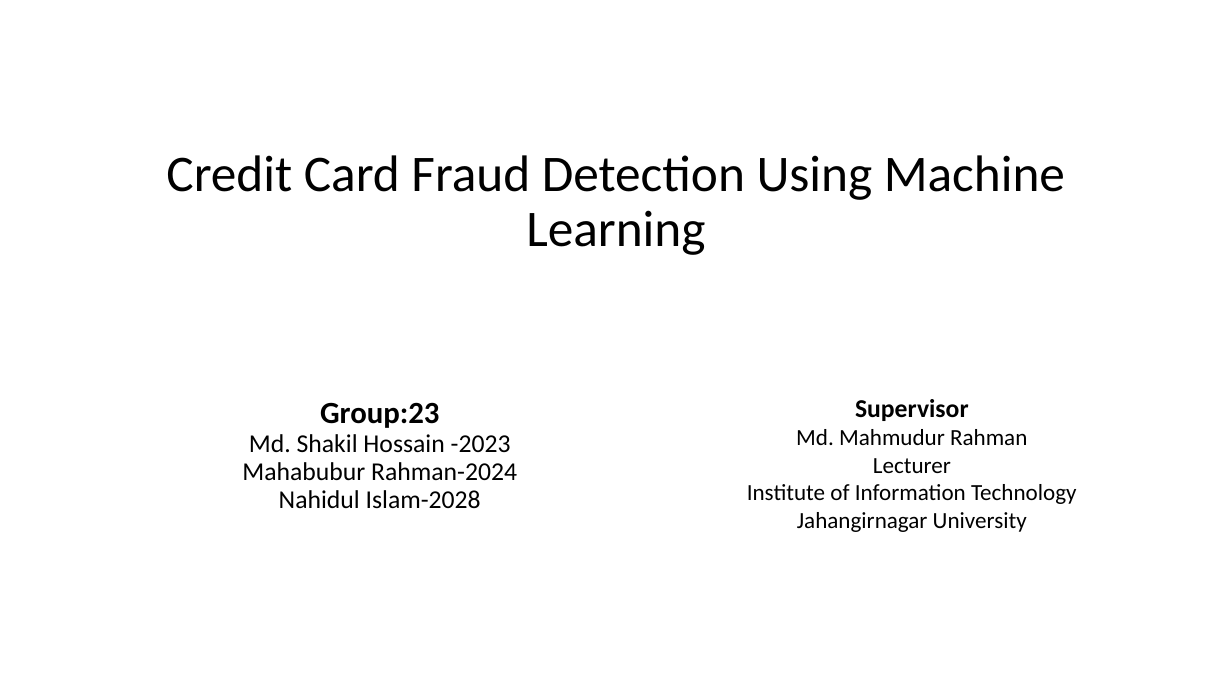
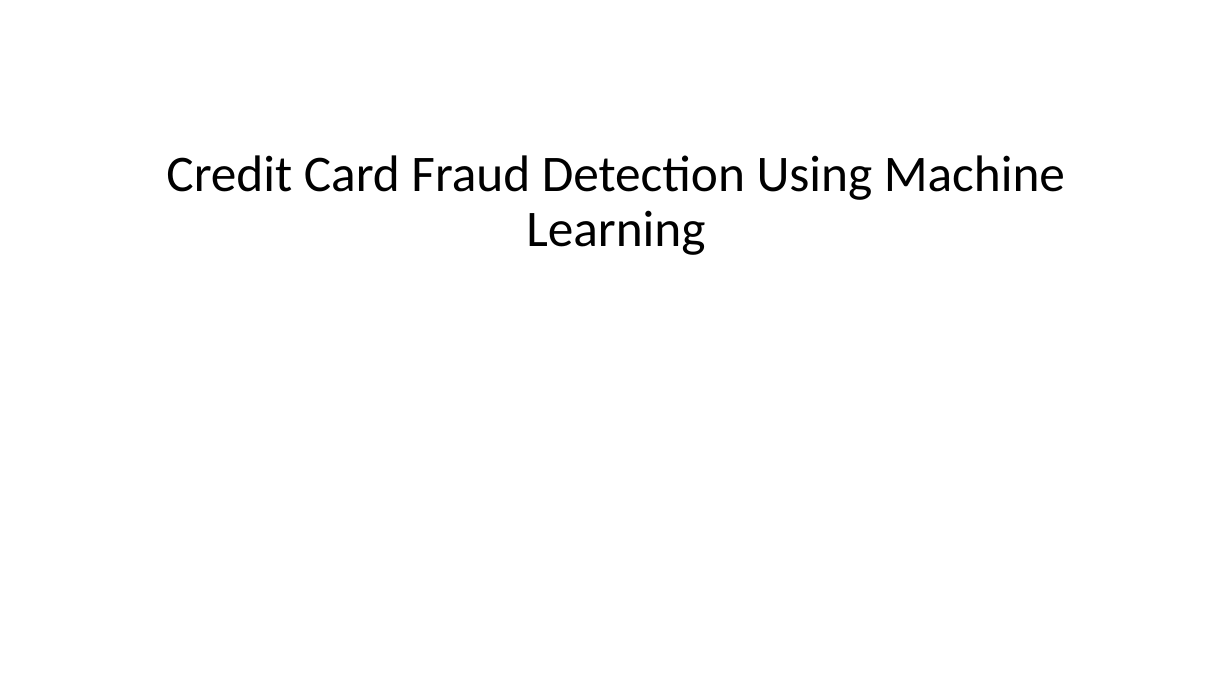
Before and after one commit to TanvirHassanSayem/ml-project1, a slide deck: slide 1 of AI-Report-Presentation.pptx. Drawn at 1232x693 pixels with LibreOffice and Linux fonts; fonts in the diff are those of the drawing. Boxes give left, top, right and bottom in pixels: in the first picture for what was removed or moved away, otherwise in the second. Text is boxed around its words. In the diff, an @@ line names an element or a change of style, - is before the commit and + after.

```diff
--- a/AI-Report-Presentation.pptx
+++ b/AI-Report-Presentation.pptx
@@ subtitle removed at (242, 402, 517, 509) @@
-Group:23
-Md. Shakil Hossain -2023
-Mahabubur Rahman-2024
-Nahidul Islam-2028
@@ text removed at (747, 399, 1077, 532) @@
-Supervisor
-Md. Mahmudur Rahman
-Lecturer
-Institute of Information Technology
-Jahangirnagar University
```
Also in this commit, not shown: 1 slide removed, 3 other files.
